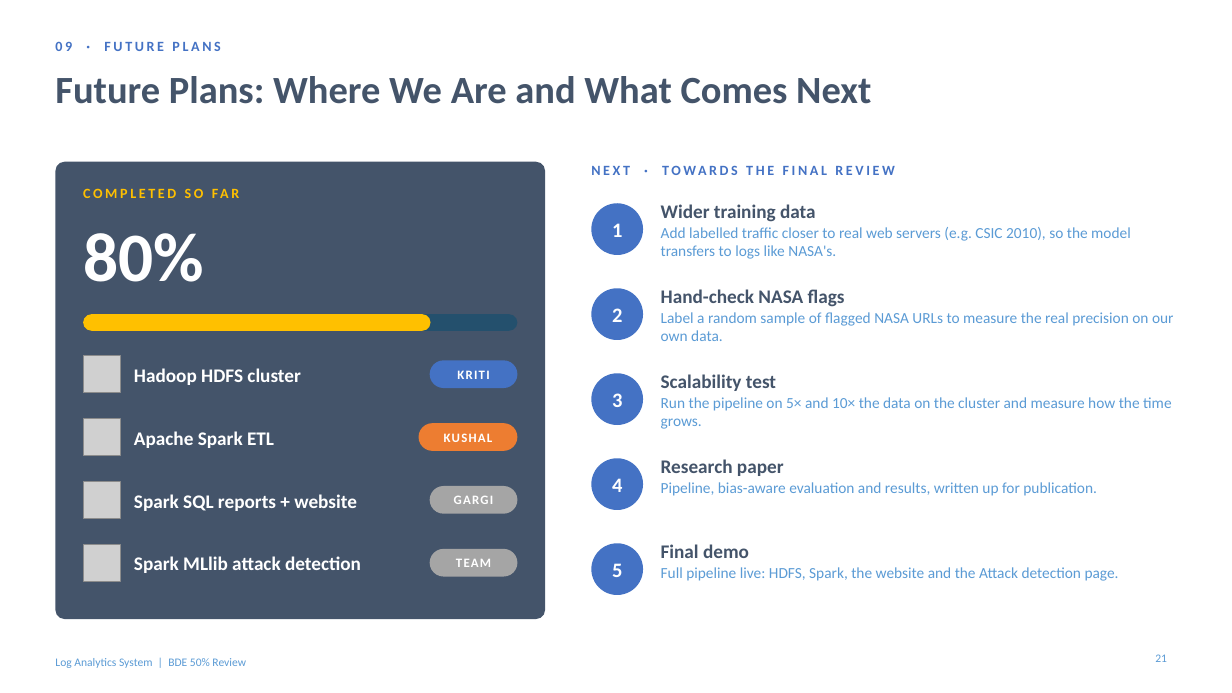
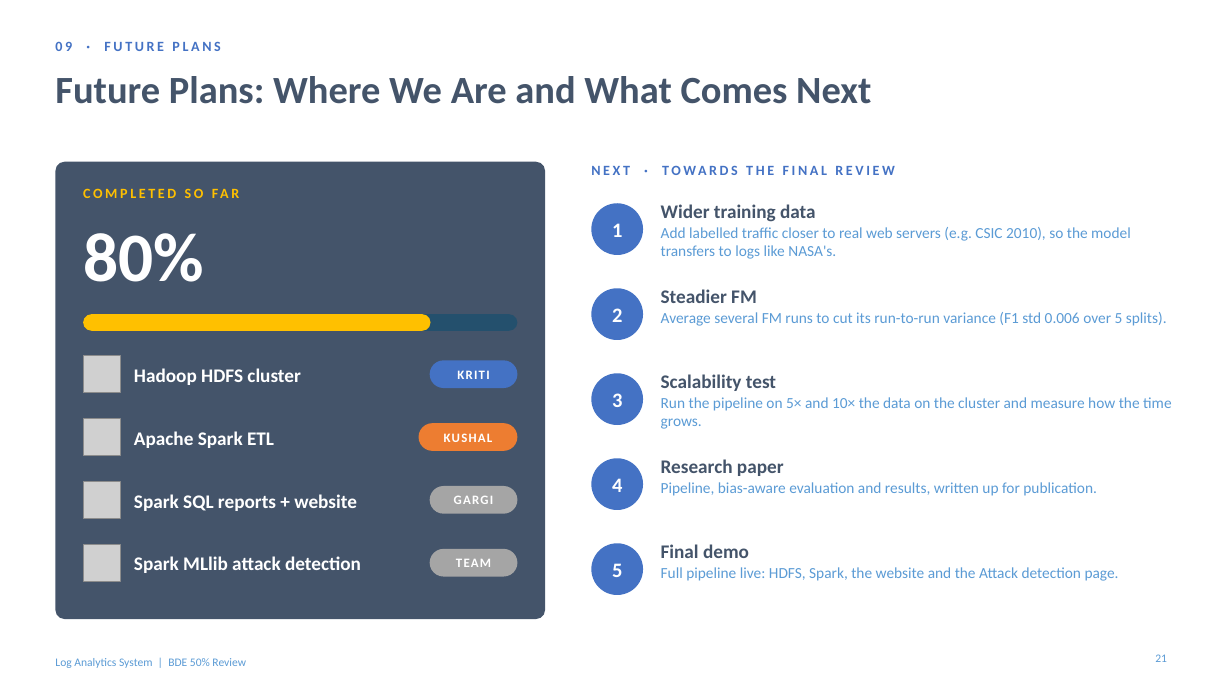
Before and after one commit to kushal040511/Web-server-log-analytics-system, a slide deck: slide 21 of docs/deck/pbl2_big_data_updated.pptx. Drawn at 1232x693 pixels with LibreOffice and Linux fonts; fonts in the diff are those of the drawing; grey boxes stand for pictures; background and template pictures are left out. Boxes give left, top, right and bottom in pixels: in the first picture for what was removed or moved away, otherwise in the second. Text is boxed around its words. In the diff, an @@ line names an element or a change of style, - is before the commit and + after.

```diff
--- a/docs/deck/pbl2_big_data_updated.pptx
+++ b/docs/deck/pbl2_big_data_updated.pptx
@@ text at (661,289,1167,326): text changed @@
-Hand-check NASA flags
-Label a random sample of flagged NASA URLs to measure the real precision on our own data.
+Steadier FM
+Average several FM runs to cut its run-to-run variance (F1 std 0.006 over 5 splits).
```
Also in this commit, not shown: 1 other slide changed, 28 other files.
